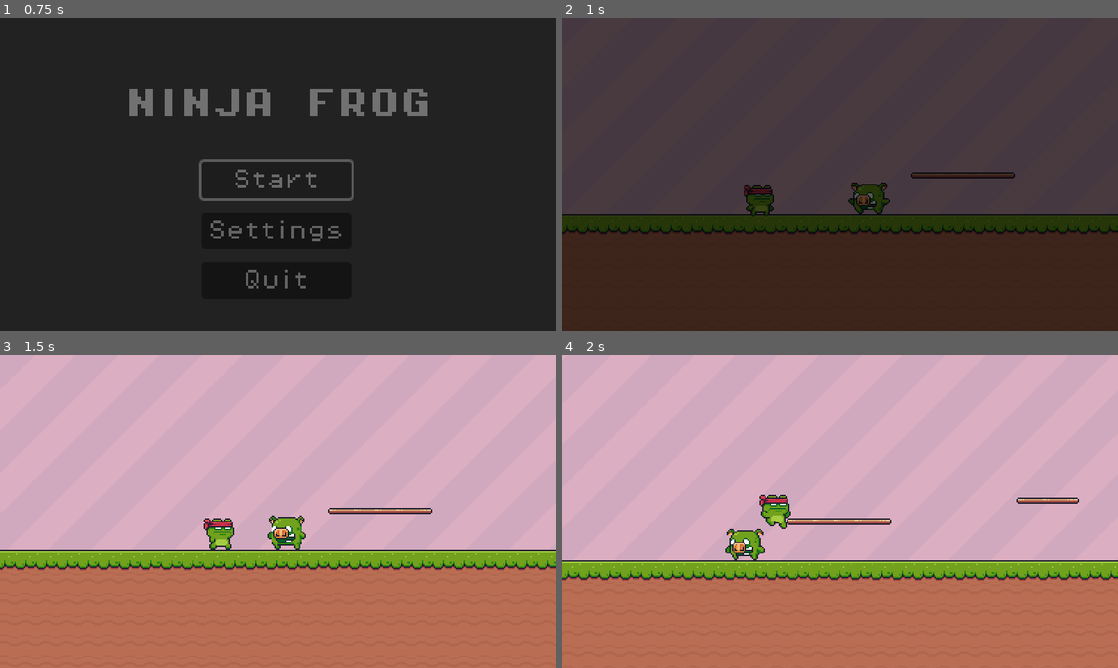
Above: before the commit, frames 1-4 (two rows, left to right).
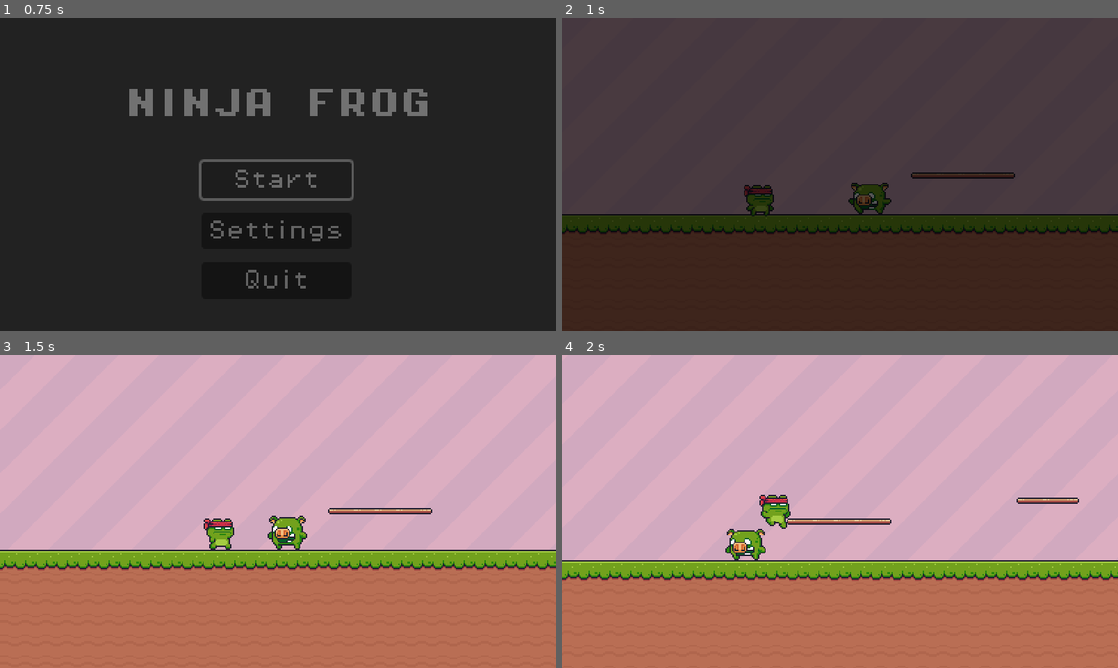
Above: after the commit, the same moments.

Repository: njmoon21/CSCI45-Final-Project
Game: Godot game, scene res://Scenes/Menus/Main Menu/main_menu.tscn
Two runs of this game, one before a commit and one after it. Both use one fixed random seed, a clock stepped at 60 frames per second and the inputs below.
Inputs:
- Up to frame 1 (0.75 s): click "Start" at 0.5 s
- Up to frame 2 (1 s): no input
- Up to frame 3 (1.5 s): hold Right (right) from 1.28 s (still down)
- Up to frame 4 (2 s): keep holding Right (right); tap Space (jump) at 1.52 s

Frame 1 is identical in both runs. In frame 2, 0.1% of the frame differs, in the area x 54-60%, y 52-63%; in frame 3, 0.2%; in frame 4, 0.2%, in the area x 31-37%, y 55-66%.

Commit message:
Pig not glitched

Diff:
--- a/Character/Enemies/Pig/pig_enemy.tscn
+++ b/Character/Enemies/Pig/pig_enemy.tscn
@@ -86,11 +86,11 @@
 
 [node name="AnimatedSprite2D" type="AnimatedSprite2D" parent="."]
 texture_filter = 1
-position = Vector2(1.75, -0.953126)
-scale = Vector2(0.958333, 0.936458)
+position = Vector2(2.25, -0.953126)
+scale = Vector2(0.986111, 0.936458)
 sprite_frames = SubResource("SpriteFrames_pa8tk")
 autoplay = "default"
-frame_progress = 0.138855
+frame_progress = 0.0754323
 
 [node name="CollisionShape2D" type="CollisionShape2D" parent="."]
 position = Vector2(2, 3)
--- a/Character/Player/player.tscn
+++ b/Character/Player/player.tscn
@@ -250,13 +250,12 @@
 height = 24.0
 
 [node name="Player" type="CharacterBody2D"]
-texture_filter = 1
 script = ExtResource("1_8xydi")
 double_jump_velocity = -200.0
 
 [node name="AnimatedSprite" type="AnimatedSprite2D" parent="."]
 sprite_frames = SubResource("SpriteFrames_hhq7b")
-animation = &"idle"
+animation = &"falling"
 autoplay = "idle"
 
 [node name="CollisionShape2D" type="CollisionShape2D" parent="."]
